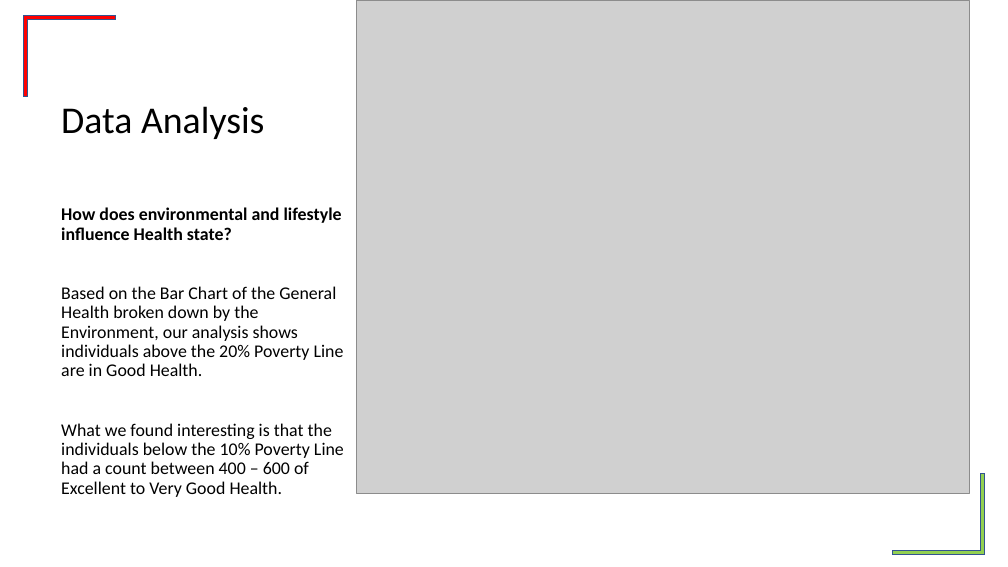
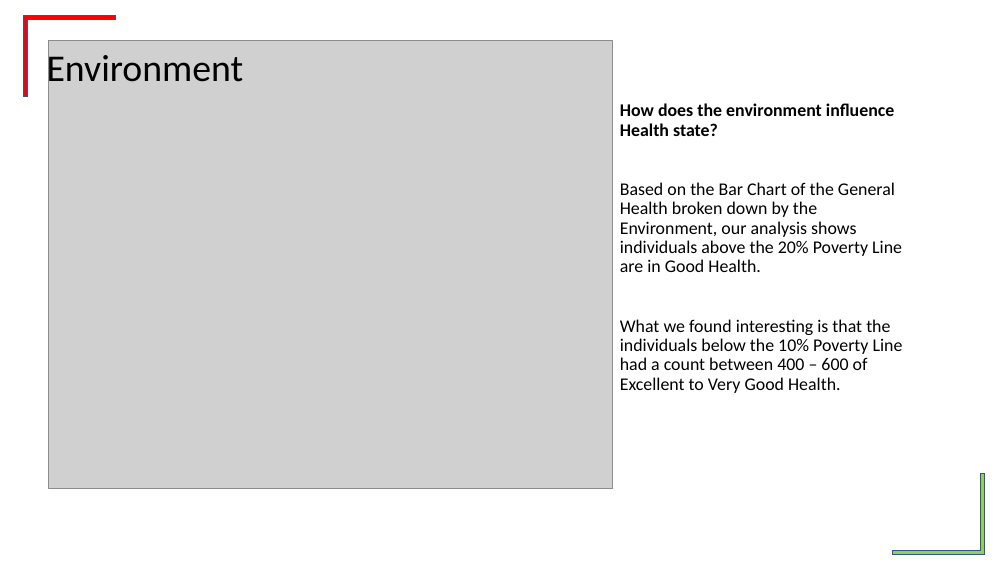
Before and after one commit to tonianderson7329/What-the-Variable, a slide deck: slide 13 of Toni_Powerpoint.pptx (slide 10 before the commit). Drawn at 1008x567 pixels with LibreOffice and Linux fonts; fonts in the diff are those of the drawing; grey boxes stand for pictures; background and template pictures are left out. Boxes give left, top, right and bottom in pixels: in the first picture for what was removed or moved away, otherwise in the second. Text is boxed around its words. In the diff, an @@ line names an element or a change of style, - is before the commit and + after.

```diff
--- a/Toni_Powerpoint.pptx
+++ b/Toni_Powerpoint.pptx
@@ title at box(47, 50, 244, 91): text changed @@
-Data Analysis
+Environment
@@ picture: place and size @@
-picture at box(357, 0, 969, 494)
+picture at box(49, 40, 613, 488)
@@ text "How does the environment influence ...": place and size @@
-text "How does the environment influence ..." at box(61, 207, 344, 497)
+text "How does the environment influence ..." at box(620, 103, 903, 393)
@@ text at box(620, 103, 894, 136): text changed @@
-How does environmental and lifestyle influence Health state?
+How does the environment influence Health state?
```
Also in this commit, not shown: 6 other slides changed, 16 slides added, 2 slides removed.
